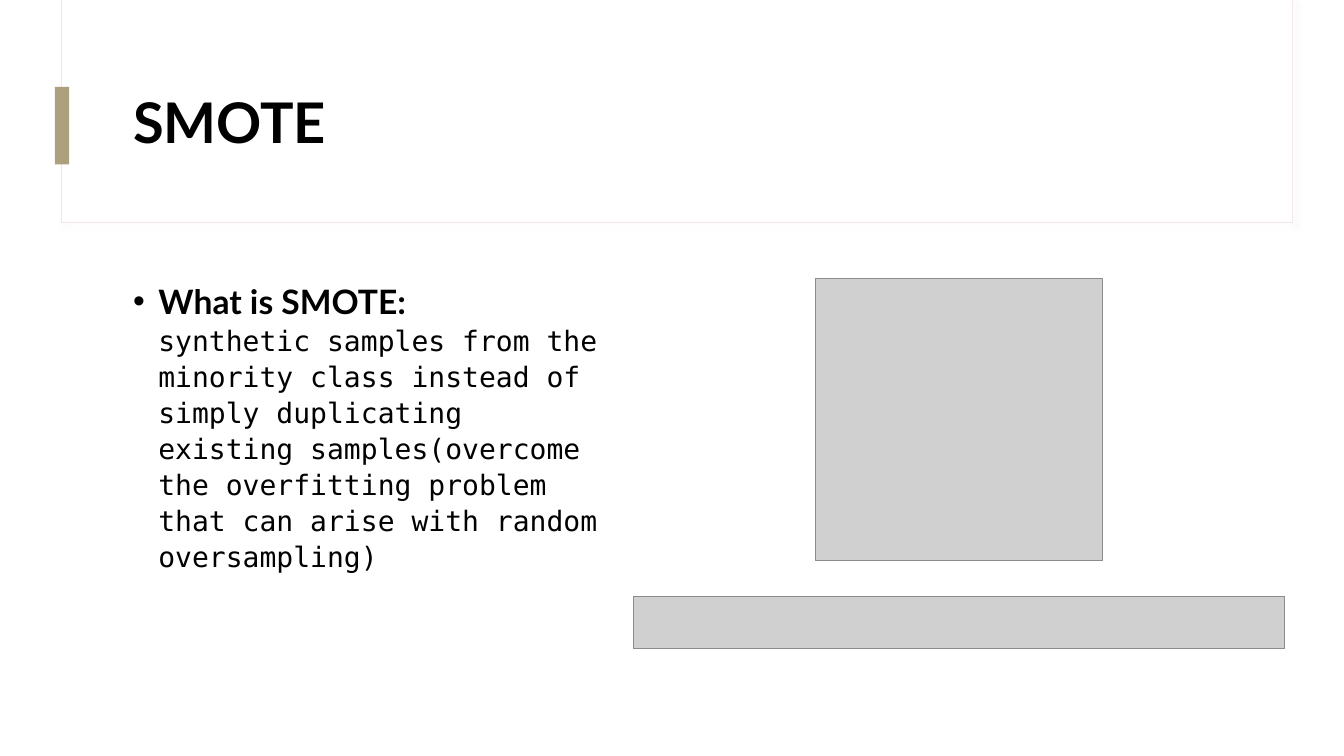
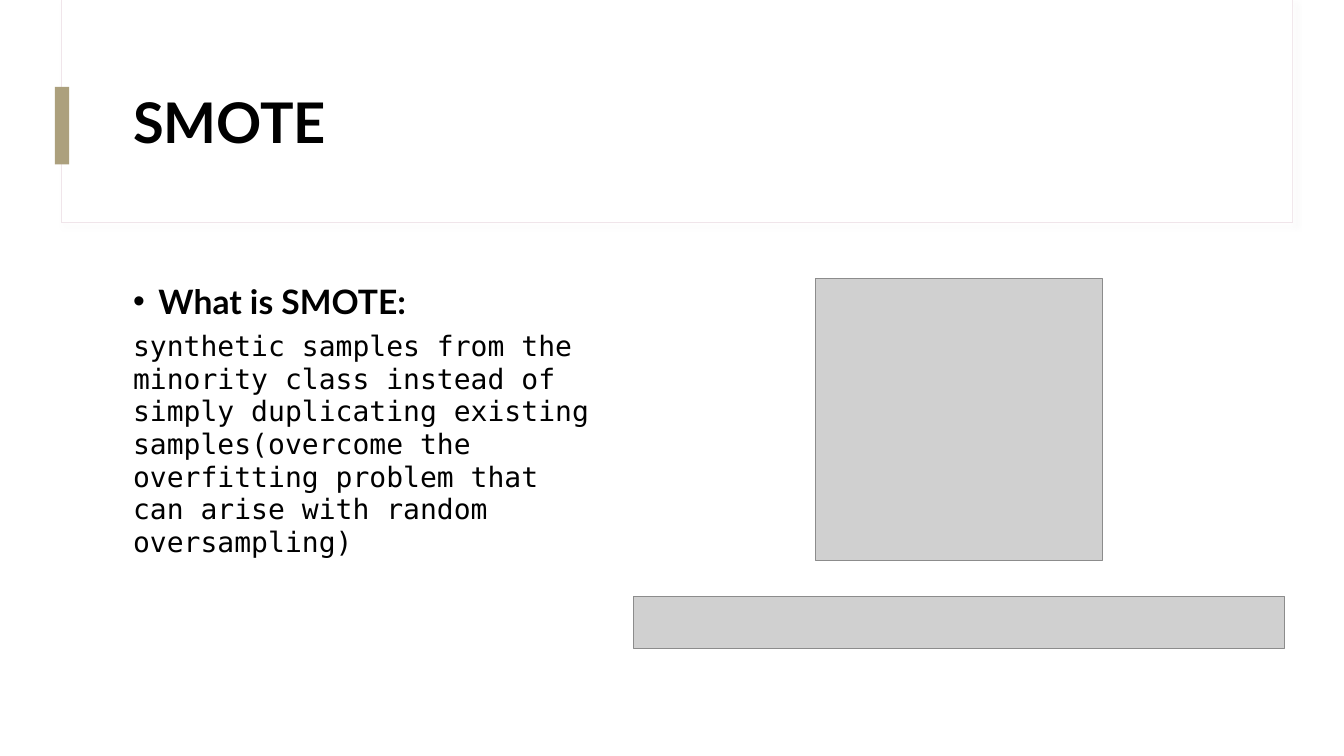
Before and after one commit to farshadmrd/random_forest, a slide deck: slide 20 of ML Final.pptx. Drawn at 1344x756 pixels with LibreOffice and Linux fonts; fonts in the diff are those of the drawing; grey boxes stand for pictures. Boxes give left, top, right and bottom in pixels: in the first picture for what was removed or moved away, otherwise in the second. Text is boxed around its words. In the diff, an @@ line names an element or a change of style, - is before the commit and + after.

```diff
--- a/ML Final.pptx
+++ b/ML Final.pptx
@@ text at <box>133,334,589,558</box>: text changed @@
-• What is SMOTE:
-  synthetic samples from the minority class instead of simply duplicating existing samples(overcome the overfitting problem that can arise with random oversampling)
+synthetic samples from the minority class instead of simply duplicating existing samples(overcome the overfitting problem that can arise with random oversampling)
```
Also in this commit, not shown: 11 other slides changed, 1 other file.
